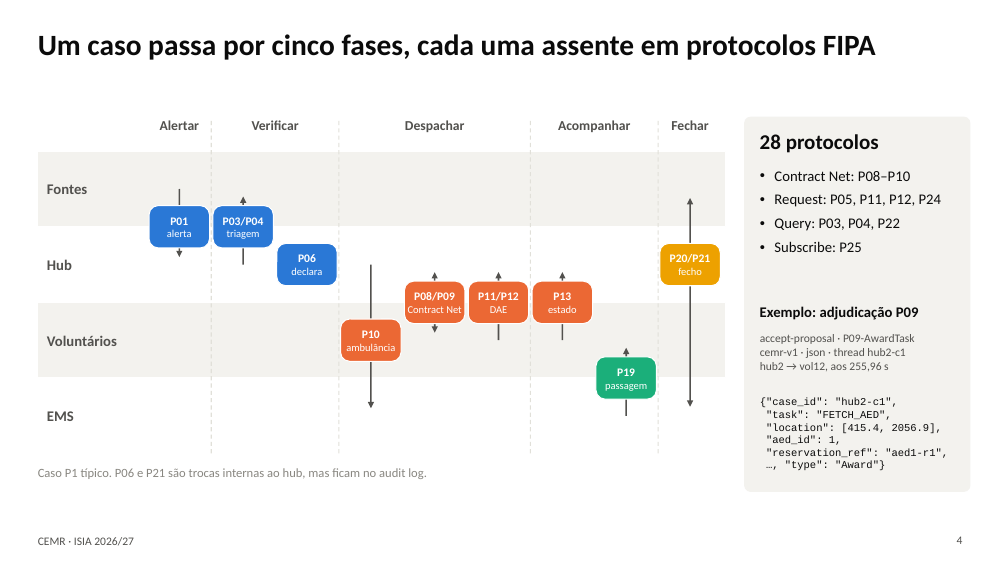
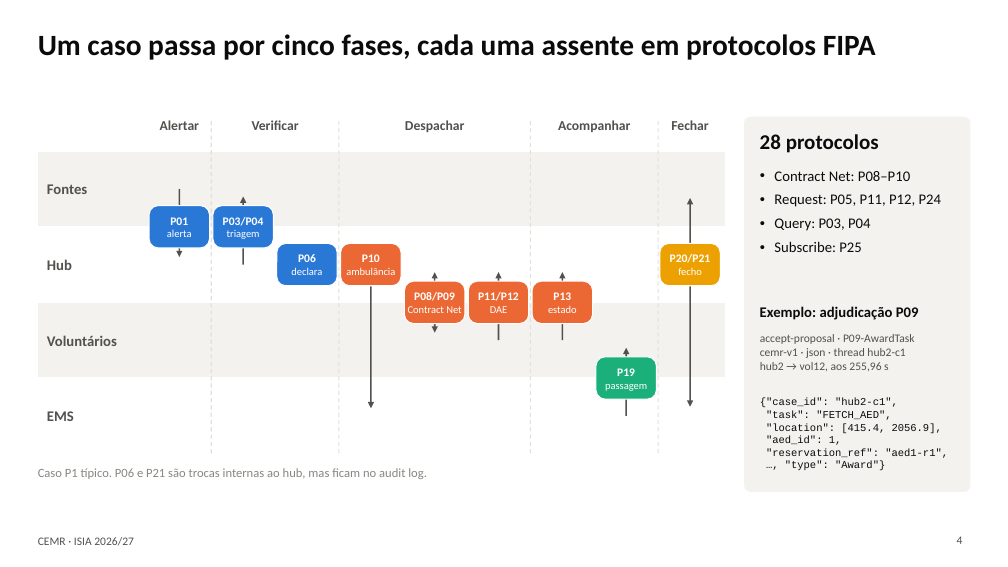
Before and after one commit to rodrigoilde/fcup-isia, a slide deck: slide 4 of slides/apresentacao.pptx. Drawn at 1008x567 pixels with LibreOffice and Linux fonts; fonts in the diff are those of the drawing. Boxes give left, top, right and bottom in pixels: in the first picture for what was removed or moved away, otherwise in the second. Text is boxed around its words. In the diff, an @@ line names an element or a change of style, - is before the commit and + after.

```diff
--- a/slides/apresentacao.pptx
+++ b/slides/apresentacao.pptx
@@ text at (x1=774, y1=218, x2=870, y2=231): text changed @@
-• Query: P03, P04, P22
+• Query: P03, P04
@@ rounded rectangle "P10" moved from (x1=341, y1=319, x2=402, y2=361) to (x1=341, y1=243, x2=402, y2=286) @@
```
Also in this commit, not shown: 2 other slides changed.
